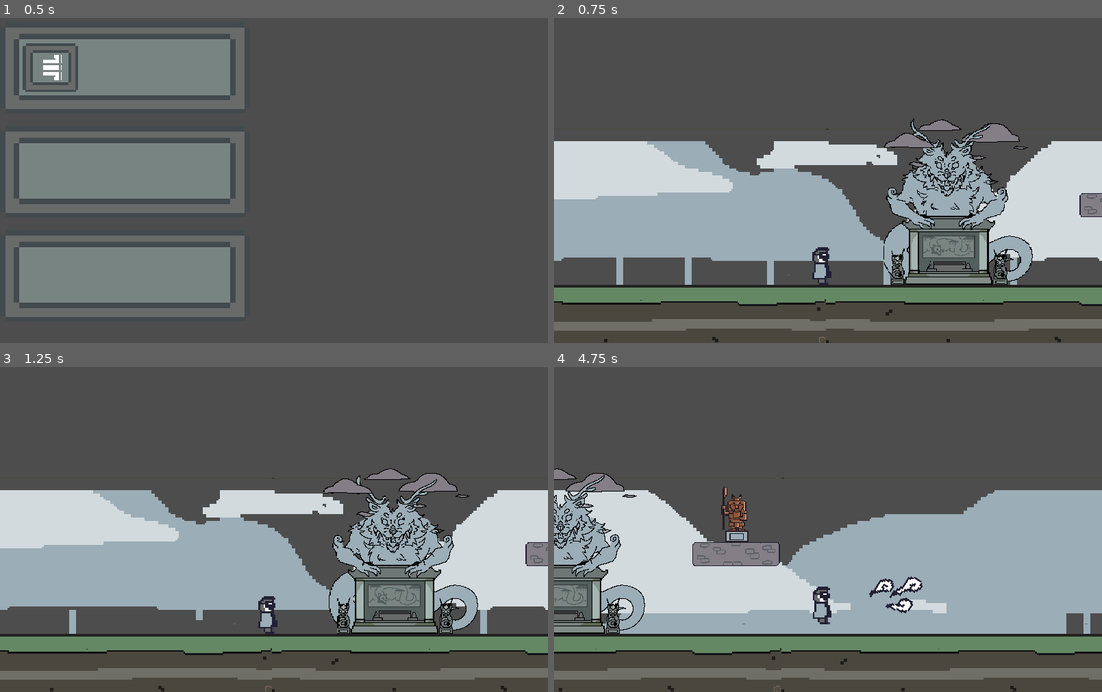
Above: before the commit, frames 1-4 (two rows, left to right).
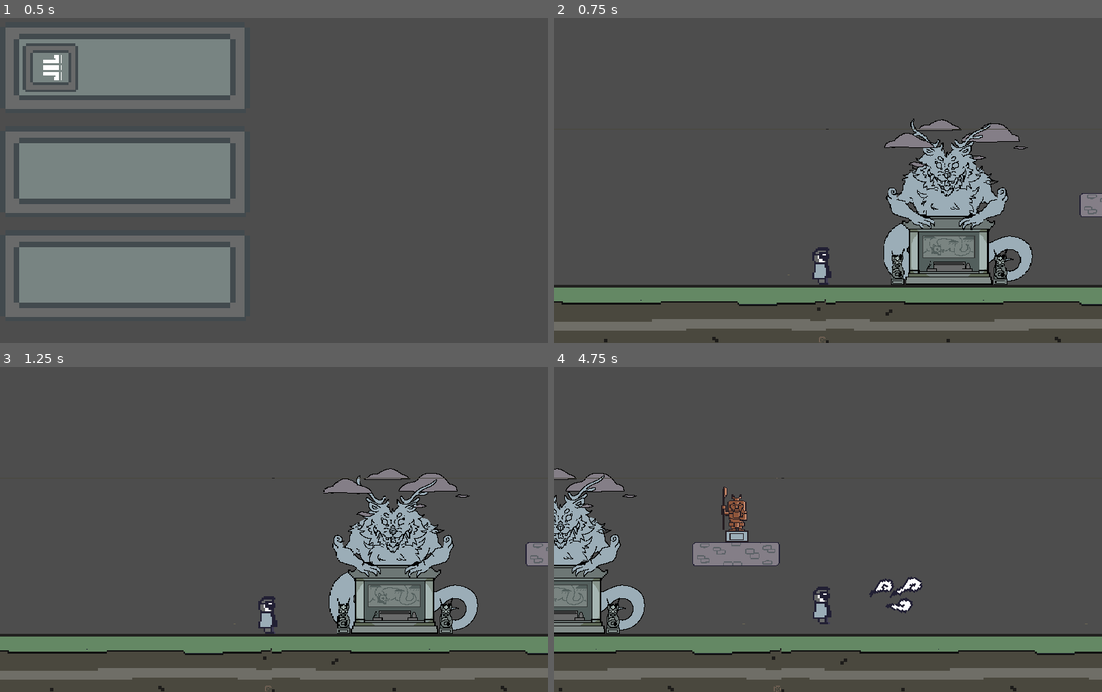
Above: after the commit, the same moments.

Repository: RobChiocchio/godot-wild-jam-58
Game: Godot game, scene res://scenes/main.tscn
Same seed, same stepped clock (60 frames per second), same inputs: the game is played once before the commit and once after it.
Inputs (mouse positions are in pixels of both pictures, inside the frame that each line leads up to):
- Up to frame 1 (0.5 s): no input
- Up to frame 2 (0.75 s): click (680, 66) at 0.5 s
- Up to frame 3 (1.25 s): no input
- Up to frame 4 (4.75 s): move the mouse to (948, 503) at 1.27 s; press the mouse at (948, 503) at 1.28 s; hold D (move_right) 1.28-2 s; tap W (jump) at 1.52, 4.52 s; release the mouse at (948, 503) at 2 s; drag from (718, 539) to (800, 588) at 2.02 s; move the mouse to (882, 445) at 2.77 s; press the mouse at (882, 445) at 2.78 s; hold A (move_left) 2.78-3.5 s; release the mouse at (882, 445) at 3.5 s; drag from (800, 588) to (663, 471) at 3.52 s; move the mouse to (992, 571) at 4.27 s; press the mouse at (992, 571) at 4.28 s; hold D (move_right) from 4.28 s (still down)

Frame 1 is identical in both runs. In frame 2, 25% of the frame differs, in the area x 0-100%, y 34-83%; in frame 3, 25%; in frame 4, 31%.

Commit message:
Update level_1.tscn

Diff:
--- a/scenes/levels/level_1.tscn
+++ b/scenes/levels/level_1.tscn
@@ -18,13 +18,23 @@
 [node name="level_3" type="Node2D"]
 
 [node name="Background" parent="." instance=ExtResource("1_fwook")]
-offset = Vector2(0, 0)
-transform = Transform2D(0.25, 0, 0, 0.25, 0, 0)
+visible = false
+offset = Vector2(640, 100)
+scale = Vector2(0.4, 0.4)
+transform = Transform2D(0.4, 0, 0, 0.4, 640, 100)
+follow_viewport_enabled = false
 
 [node name="Node" type="Node" parent="."]
 
 [node name="platform" parent="Node" instance=ExtResource("2_p2slm")]
 position = Vector2(148, -54)
+
+[node name="Statue" parent="." instance=ExtResource("7_l5us2")]
+position = Vector2(174, -65)
+
+[node name="dragon_god" parent="." instance=ExtResource("7_ec31i")]
+position = Vector2(72, 0)
+scale = Vector2(0.4, 0.4)
 
 [node name="Ground" type="StaticBody2D" parent="."]
 physics_material_override = SubResource("PhysicsMaterial_q2ma6")
@@ -56,10 +66,3 @@
 zoom = Vector2(4, 4)
 position_smoothing_speed = 20.0
 script = ExtResource("6_pkb0a")
-
-[node name="dragon_god" parent="." instance=ExtResource("7_ec31i")]
-position = Vector2(72, 0)
-scale = Vector2(0.4, 0.4)
-
-[node name="Statue" parent="." instance=ExtResource("7_l5us2")]
-position = Vector2(174, -65)
